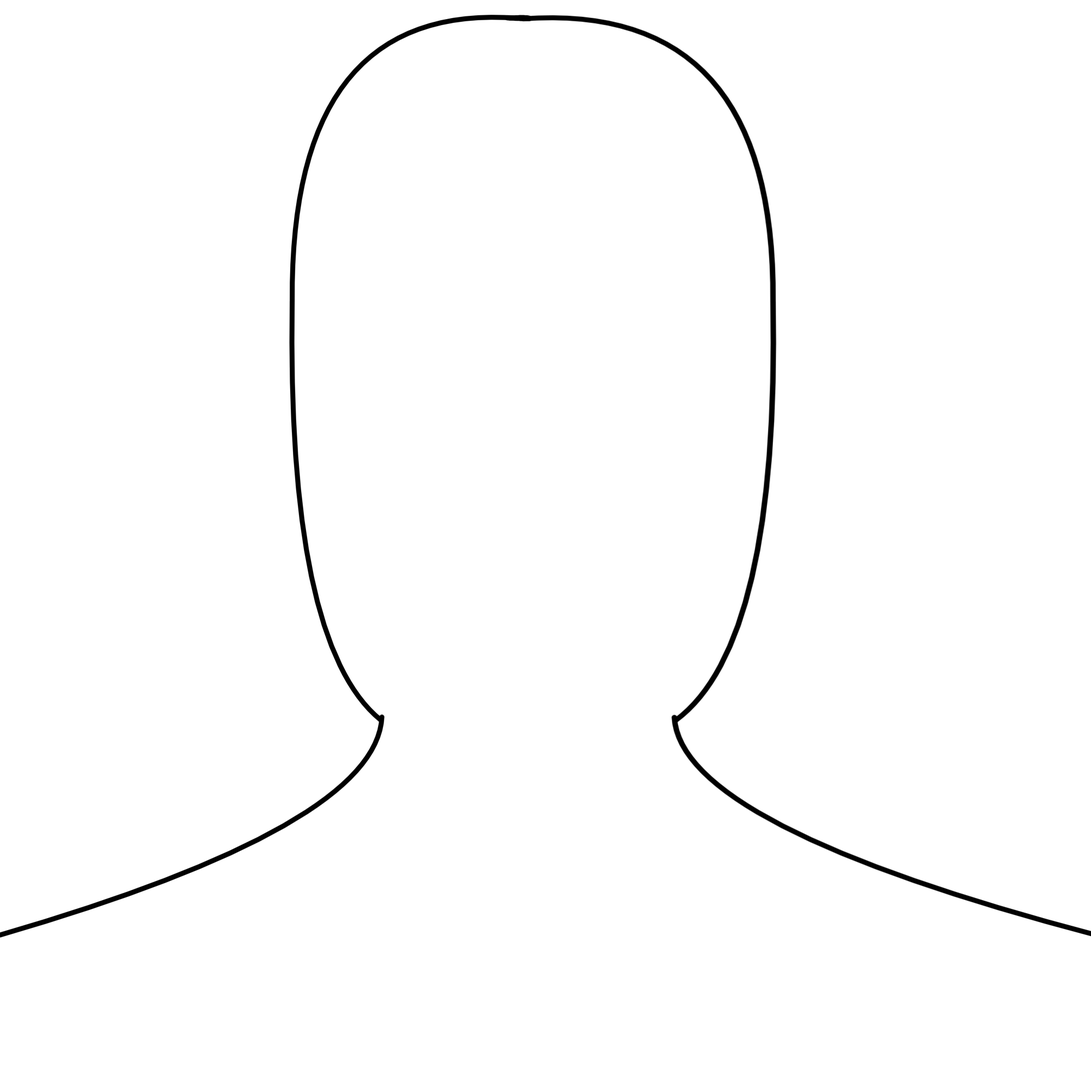
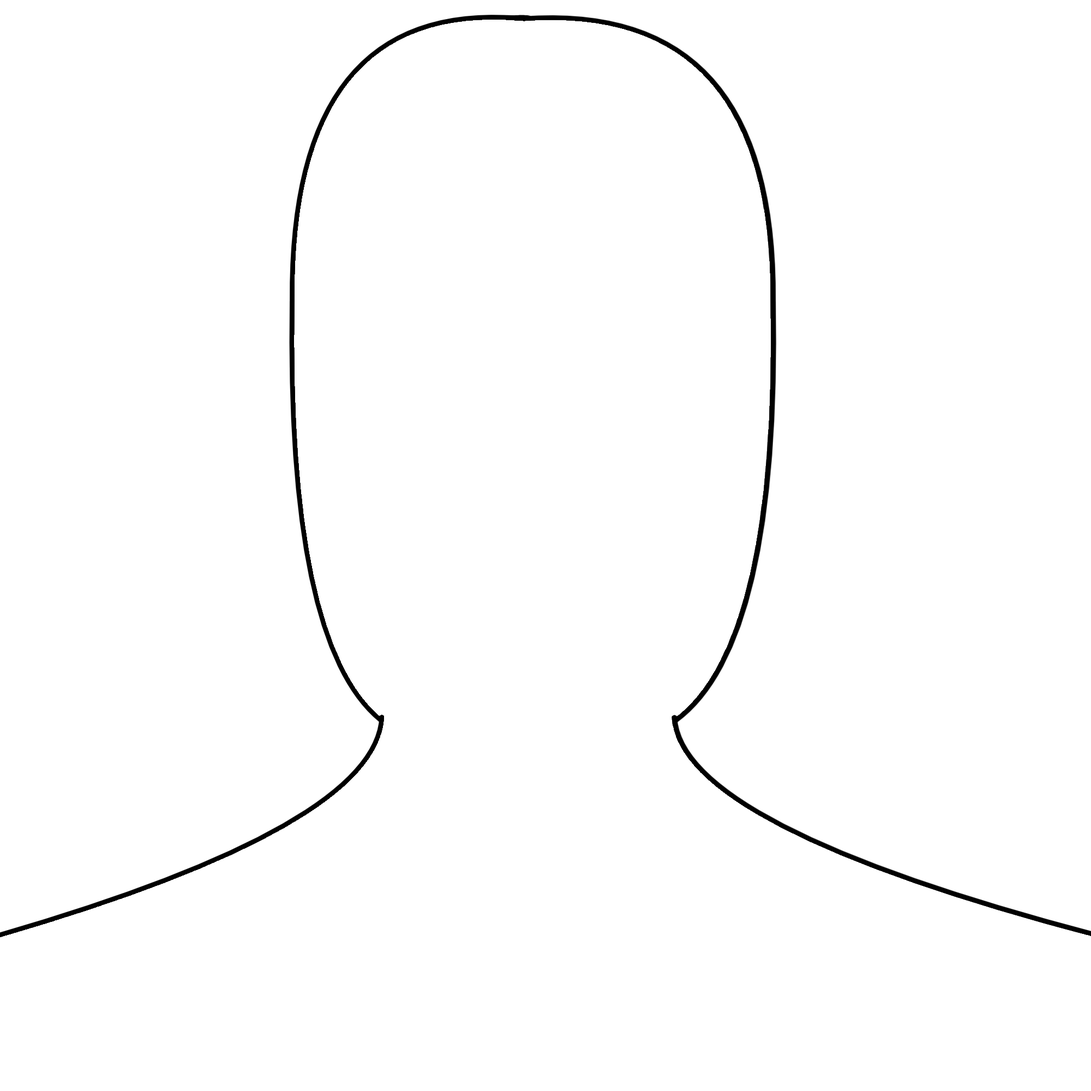
Comparing the layer stacks of the two 1091 x 1091 images. Changes:
painted on "Features" over [0, 19, 1091, 939]
painted on "Background" over [0, 19, 1091, 939]
